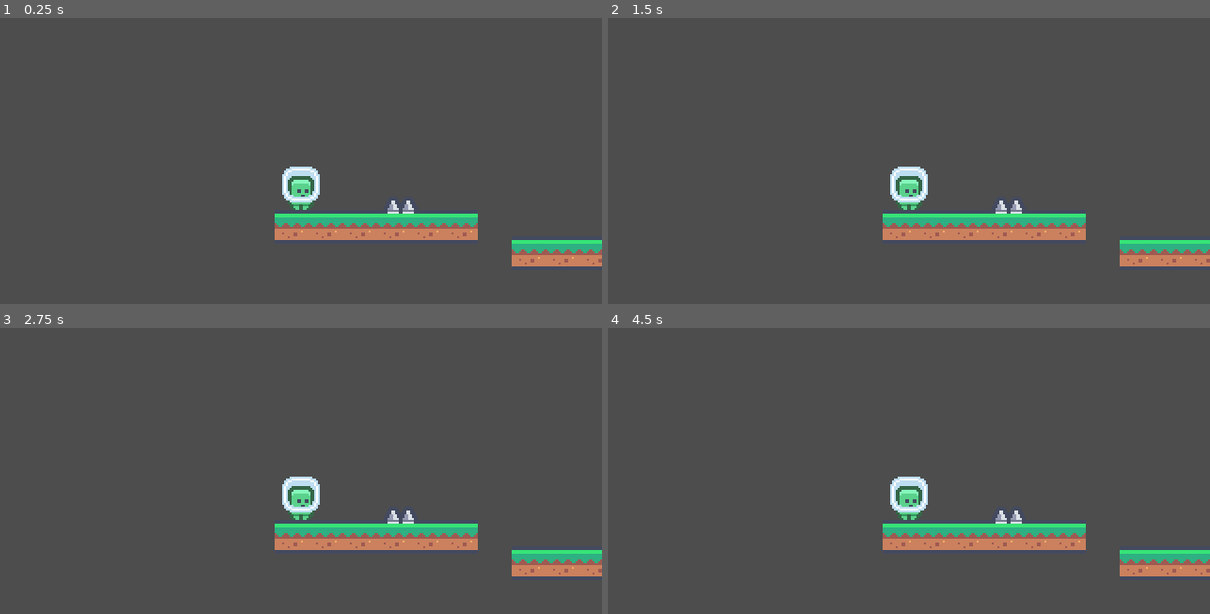
Above: before the commit, frames 1-4 (two rows, left to right).
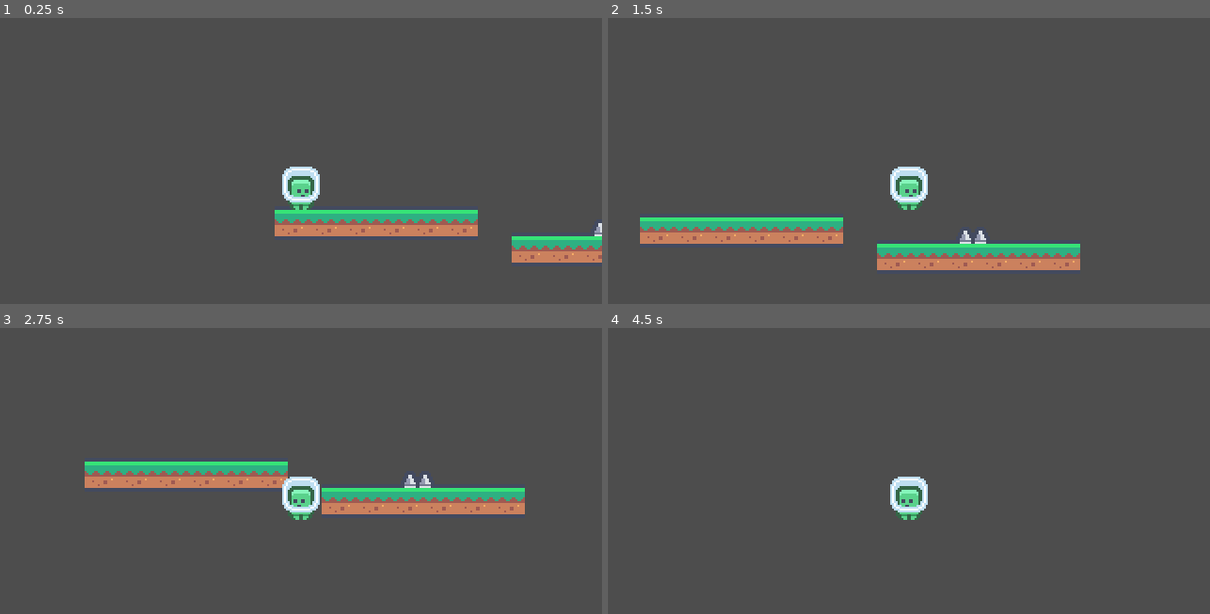
Above: after the commit, the same moments.

Repository: platz-halter/mario_clone
Game: Godot game, scene res://world.tscn
The game is run twice, just before and just after one commit, with the same random seed, the same clock (stepped at 60 frames per second) and the same inputs.
Inputs:
- Up to frame 1 (0.25 s): no input
- Up to frame 2 (1.5 s): tap Enter at 0.5 s; hold Shift (dash) 0.53-1.28 s; hold Right (ui_right) from 0.53 s (still down); tap Up (ui_up) at 0.77 s; tap Shift (dash) at 1.35 s
- Up to frame 3 (2.75 s): tap Up (ui_up) at 1.52 s; release Right (ui_right) at 2.03 s; hold Left (ui_left) from 2.03 s (still down); hold Shift (dash) from 2.03 s (still down)
- Up to frame 4 (4.5 s): release Left (ui_left) at 2.78 s; release Shift (dash) at 2.78 s; hold Right (ui_right) 2.78-4.28 s; tap Shift (dash) at 2.85, 4.35 s; tap Up (ui_up) at 3.02, 3.77 s; hold Shift (dash) 3.53-4.28 s; tap Space at 4.25 s; hold Left (ui_left) from 4.28 s (still down)

The runs differ from the first frame. In frame 1, 3.4% of the frame differs, in the area x 45-100%, y 63-87%; in frame 2, 11%; in frame 3, 11%, in the area x 14-100%, y 46-87%; in frame 4, 4.7%.
Error before the commit: Parse Error: "extends" can only be used once. (res://player.gd:2)

Commit message:
added collision detection WIP

Diff:
--- a/player.gd
+++ b/player.gd
@@ -1,5 +1,4 @@
 extends CharacterBody2D
-extends
 
 @export var max_speed 		= 50
 @export var jump_power 		= 50
@@ -11,11 +10,14 @@
 
 var local_speed
 var local_coins
-
+var health
 
 func _ready():
-	var health = max_health
+	health = max_health
 func _physics_process(delta):
+	if health <= 0:
+		print("Game over!")
+
 	velocity.y += local_grav
 
 	if Input.is_action_pressed("dash"):
@@ -35,3 +37,6 @@
 		if Input.is_action_just_pressed("ui_up"):
 			velocity.y = -jump_power
 	move_and_slide()
+
+func _on_spikes_body_entered(body):
+	print("game over") # Replace with function body.
--- a/world.gd
+++ b/world.gd
@@ -19,6 +19,8 @@
 	var t = get_child(0)
 	t = t.get_child(0)
 	$Player.position = t.position
+
+	print(get_tree_string_pretty())
 func _process(delta): #System UI
 	if Input.is_action_just_pressed("sys_exit"):
 		get_tree().quit()
--- a/world.tscn
+++ b/world.tscn
@@ -12,14 +12,12 @@
 
 [node name="Player" parent="." instance=ExtResource("2_2jgat")]
 position = Vector2(-74, 33)
-max_speed = null
 local_grav = 4
-jump_cooldown = null
-max_health = null
-dash_max = null
-dash_cooldown = null
 
 [node name="level_1" parent="." instance=ExtResource("3_g8l1w")]
 
 [node name="spikes" parent="level_1" instance=ExtResource("4_42gtw")]
-position = Vector2(80, 41)
+position = Vector2(190, 55)
+
+[connection signal="body_entered" from="level_1/spikes" to="Player" method="_on_spikes_2_body_entered"]
+[connection signal="body_entered" from="level_1/spikes" to="Player" method="_on_spikes_body_entered"]
